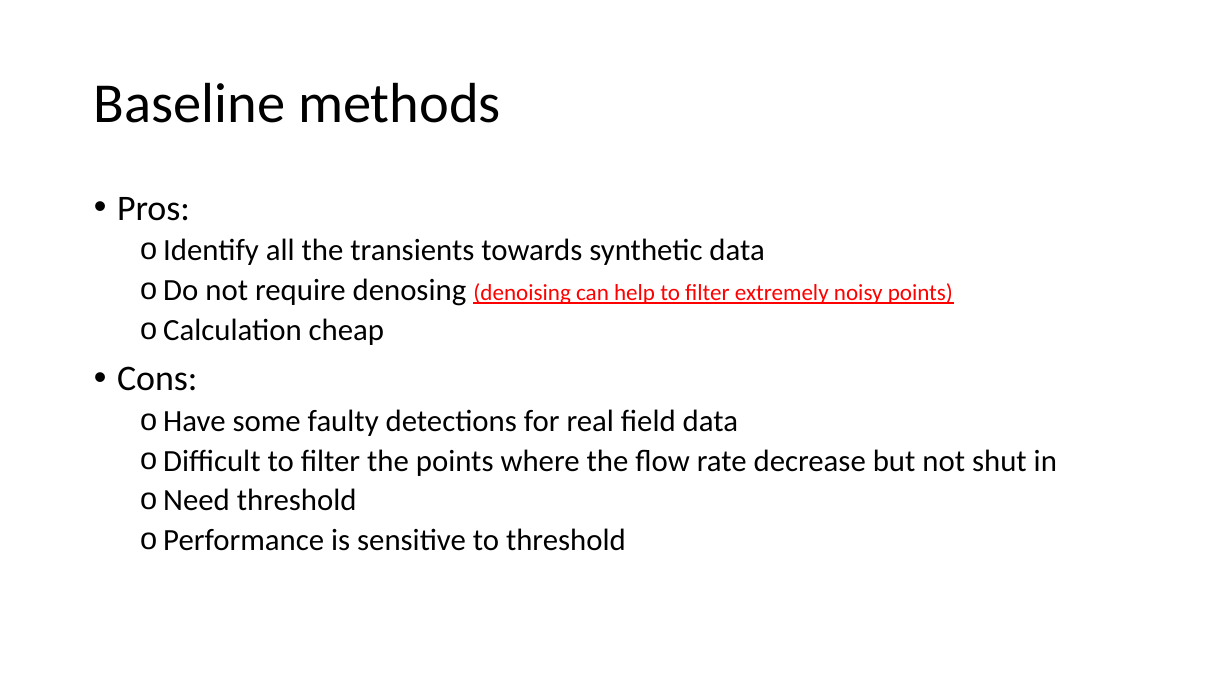
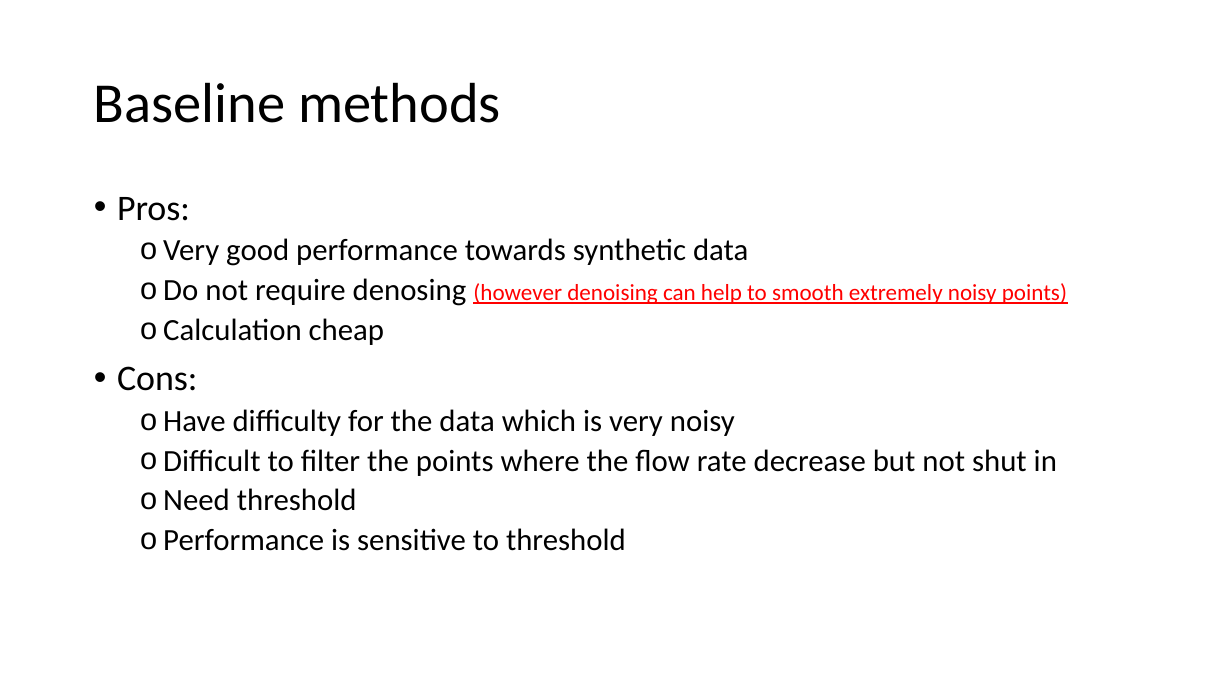
Before and after one commit to juneciel510/transient_identification, a slide deck: slide 52 of Transient_identification_LejunChen.pptx. Drawn at 1232x693 pixels with LibreOffice and Linux fonts; fonts in the diff are those of the drawing. Boxes give left, top, right and bottom in pixels: in the first picture for what was removed or moved away, otherwise in the second. Text is boxed around its words. In the diff, an @@ line names an element or a change of style, - is before the commit and + after.

Commit message:
ppt

```diff
--- a/Transient_identification_LejunChen.pptx
+++ b/Transient_identification_LejunChen.pptx
@@ text at box(163, 238, 1067, 306): text changed @@
-  o Identify all the transients towards synthetic data
-  o Do not require denosing (denoising can help to filter extremely noisy points)
+  o Very good performance towards synthetic data
+  o Do not require denosing (however denoising can help to smooth extremely noisy points)
@@ text at box(163, 409, 735, 436): text changed @@
-  o Have some faulty detections for real field data
+  o Have difficulty for the data which is very noisy
```
Also in this commit, not shown: 14 other slides changed, 4 slides added, 5 other files.
